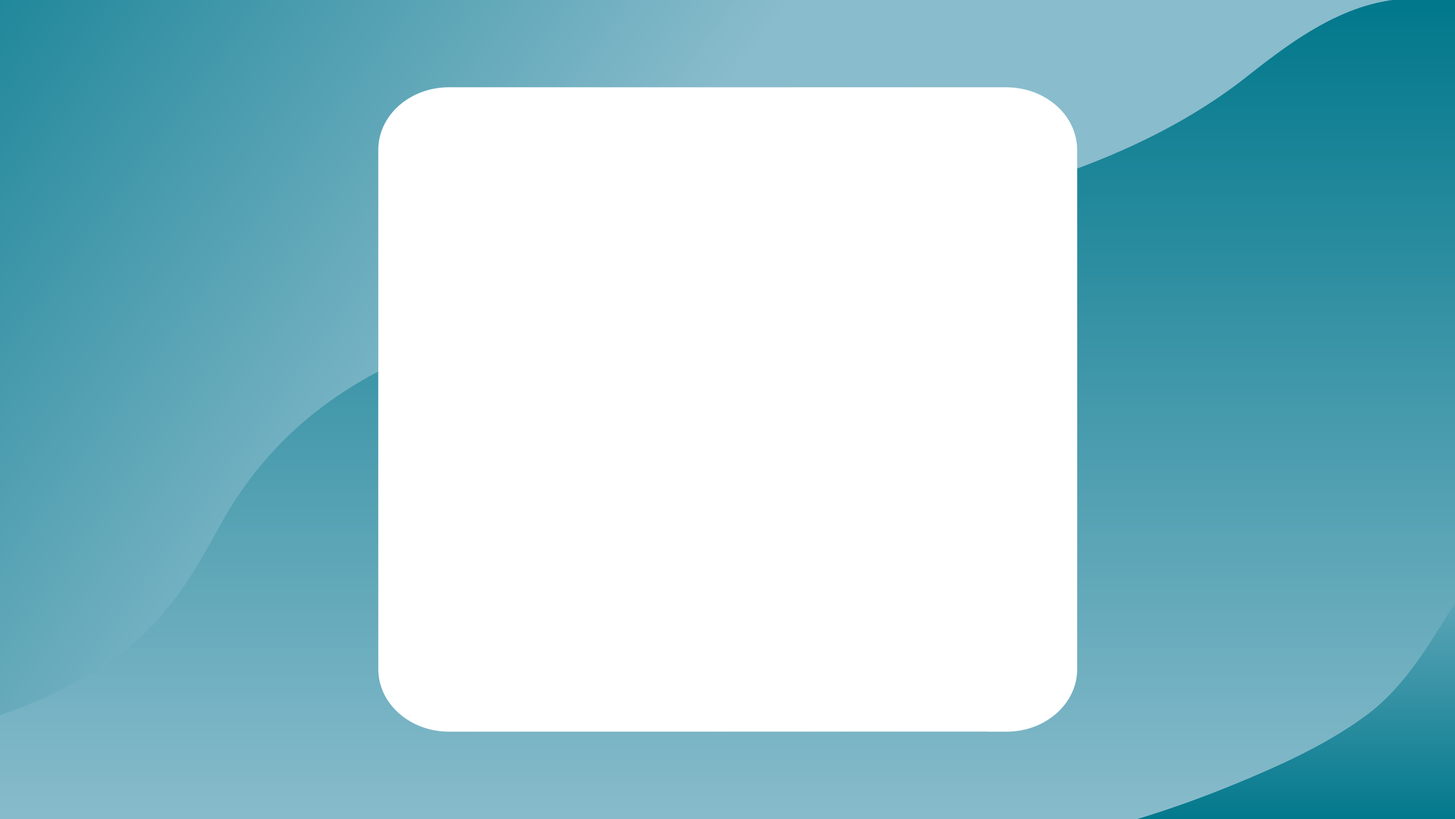
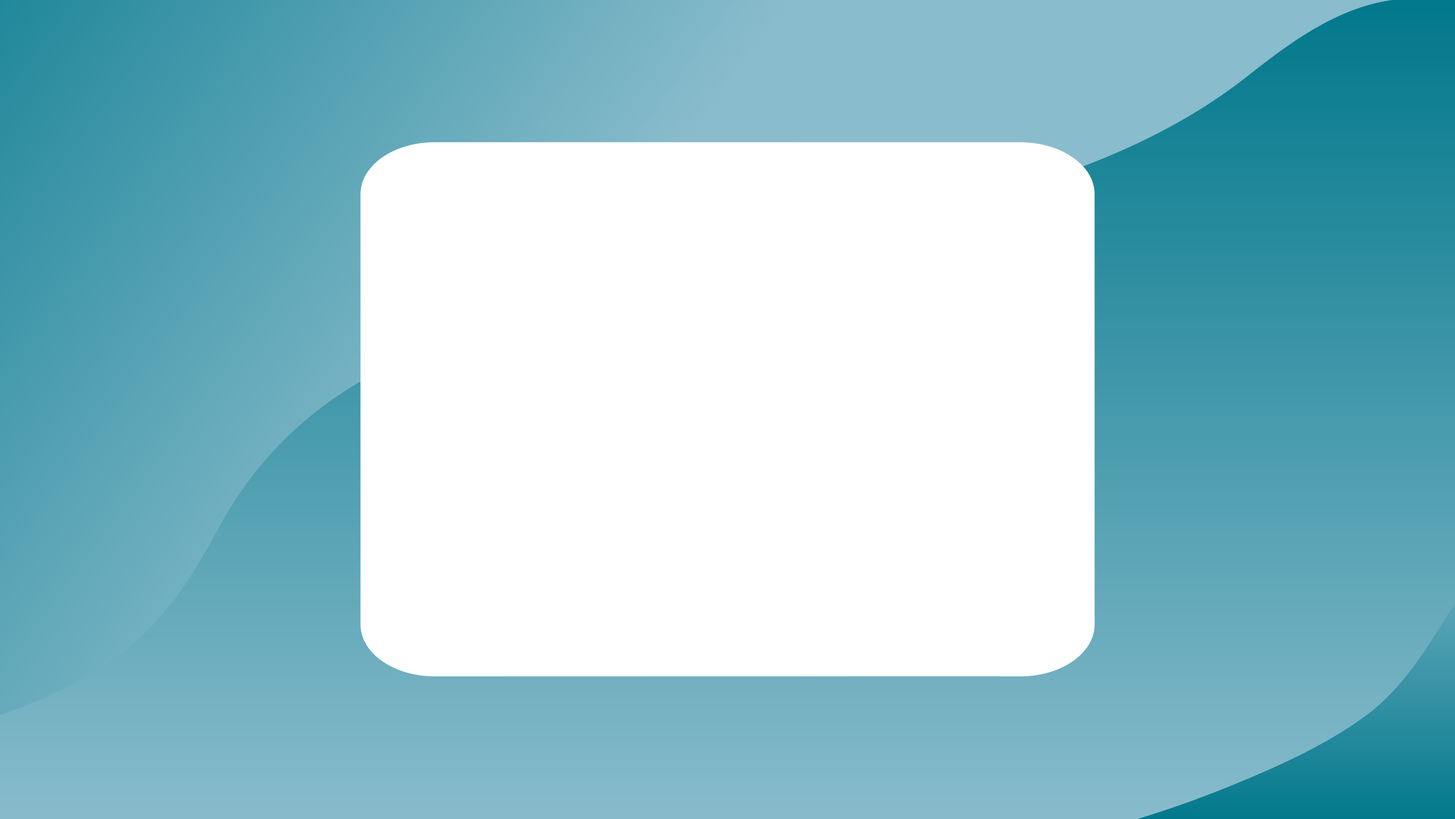
Two versions of the same layered image (1455x819). Layer-by-layer changes:
painted on "Capa 2" over [360, 87, 1095, 732]
